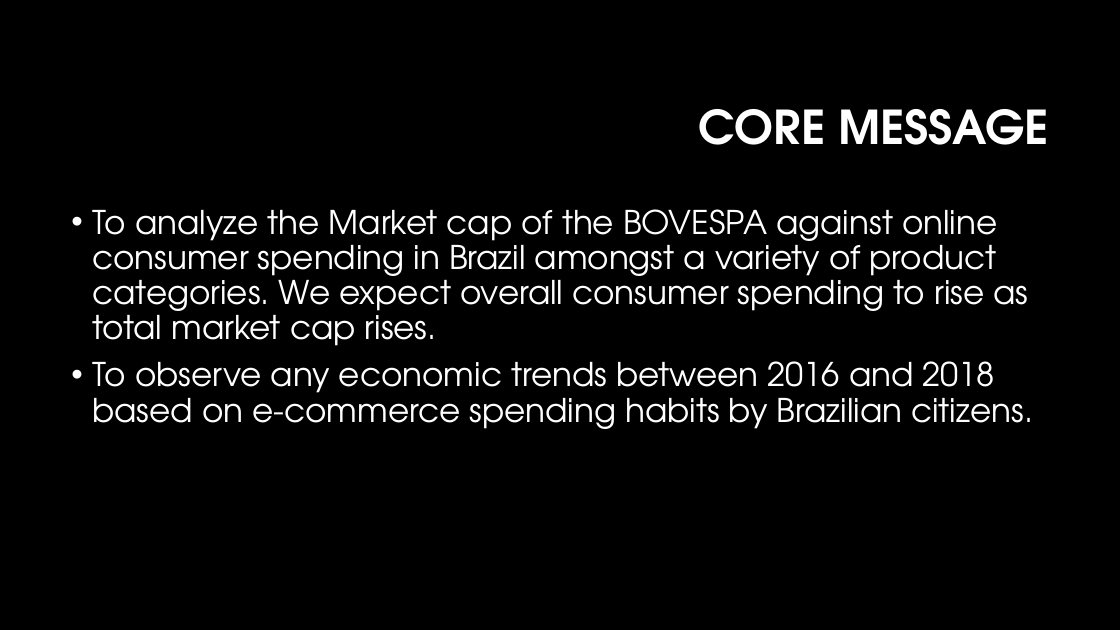
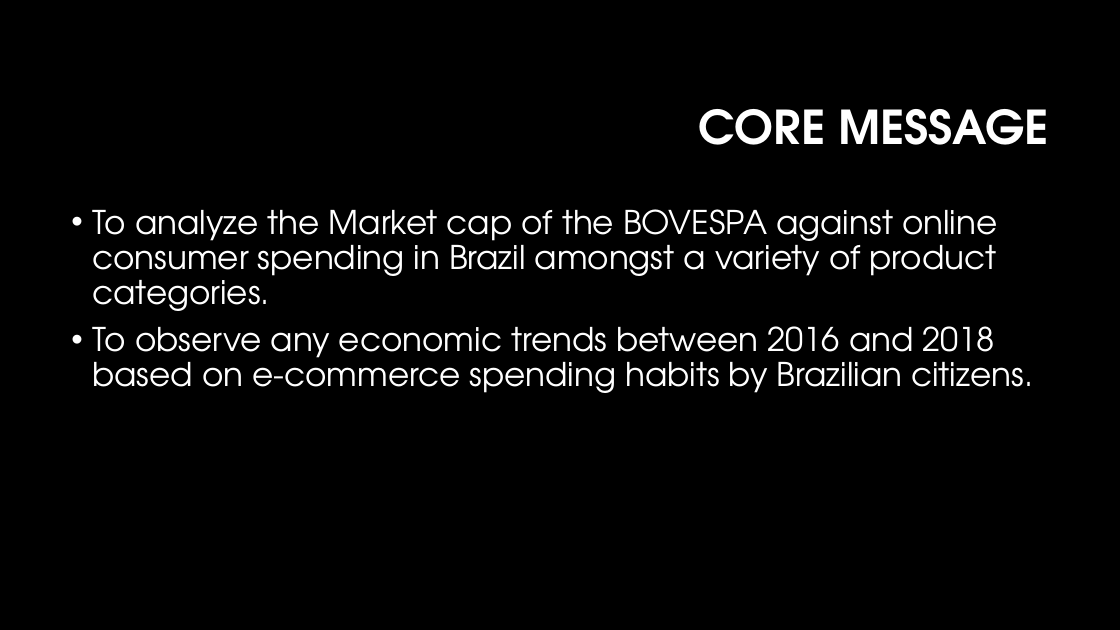
Before and after one commit to BShim92/BrazilianECommerce, a slide deck: slide 4 of PowerPoint.pptx. Drawn at 1120x630 pixels with LibreOffice and Linux fonts; fonts in the diff are those of the drawing; background and template pictures are left out. Boxes give left, top, right and bottom in pixels: in the first picture for what was removed or moved away, otherwise in the second. Text is boxed around its words. In the diff, an @@ line names an element or a change of style, - is before the commit and + after.

```diff
--- a/PowerPoint.pptx
+++ b/PowerPoint.pptx
@@ text at [92,209,997,311]: text changed @@
-• To analyze the Market cap of the BOVESPA against online consumer spending in Brazil amongst a variety of product categories. We expect overall consumer spending to rise as total market cap rises.
+• To analyze the Market cap of the BOVESPA against online consumer spending in Brazil amongst a variety of product categories.
```
Also in this commit, not shown: 33 other files.
